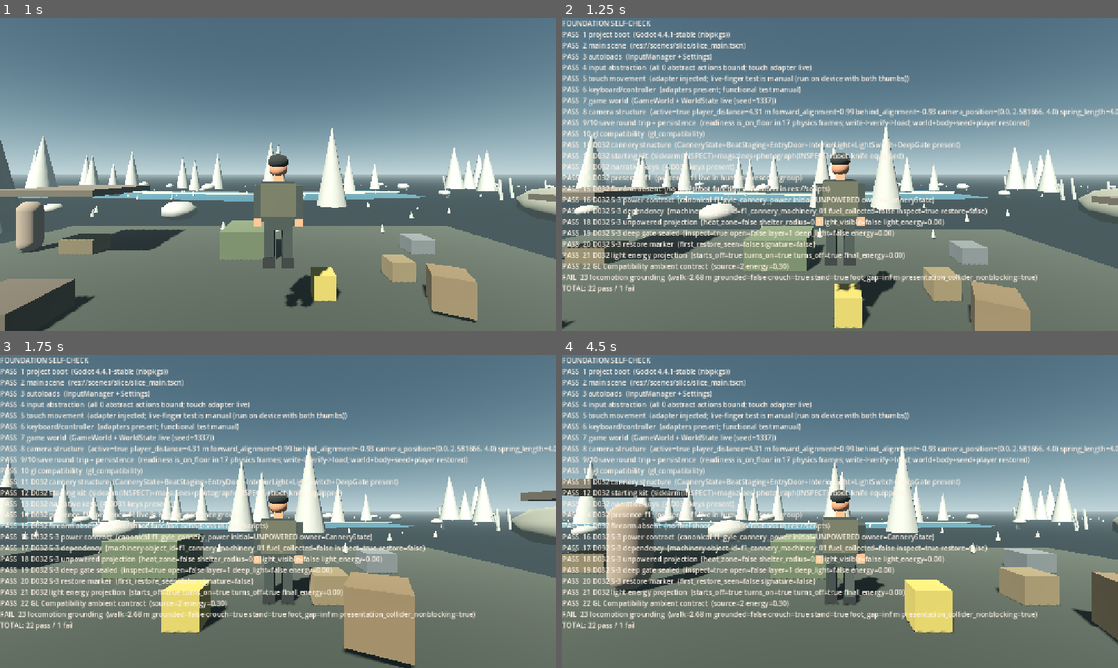
Above: before the commit, frames 1-4 (two rows, left to right).
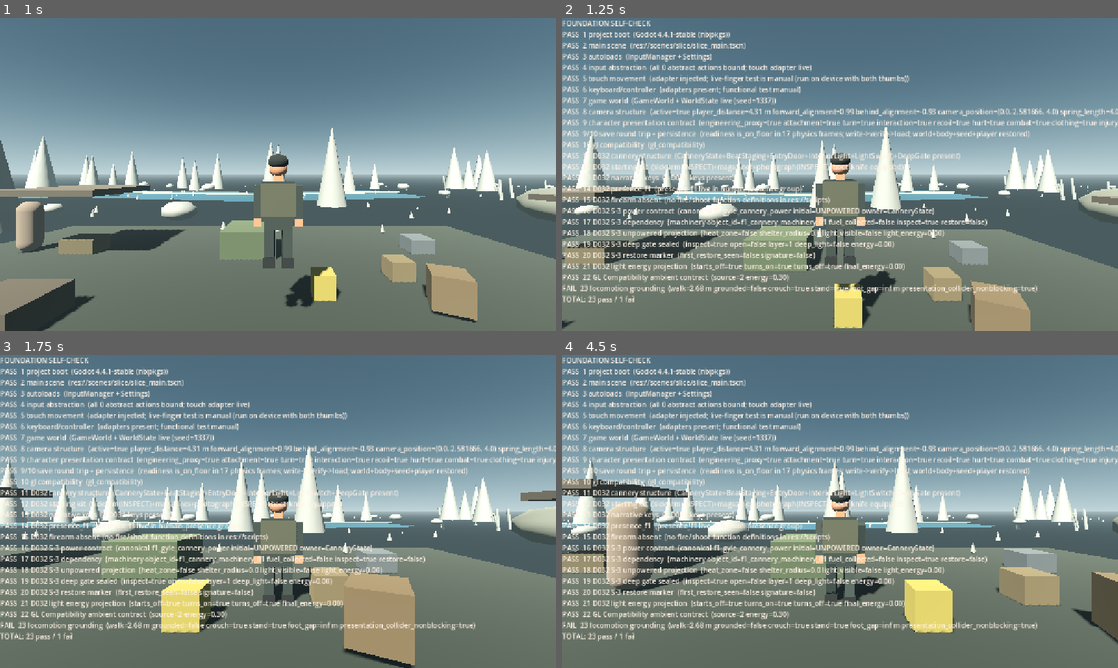
Above: after the commit, the same moments.

Repository: AnonymousNomad/black-vector
Game: Godot game, scene res://scenes/slice/foundation_self_check.tscn
The game is run twice, just before and just after one commit, with the same random seed, the same clock (stepped at 60 frames per second) and the same inputs. This scene is started directly instead of the project's main scene.
Inputs (mouse positions are in pixels of both pictures, inside the frame that each line leads up to):
- Up to frame 1 (1 s): move the mouse to (400, 158) at 0.52 s; hold D (move_right) from 0.53 s (still down); hold E (interact) from 0.53 s (still down); click (400, 158) at 0.67 s; tap Space (jump) at 0.77 s
- Up to frame 2 (1.25 s): keep holding D (move_right); keep holding E (interact)
- Up to frame 3 (1.75 s): release D (move_right) at 1.25 s; release E (interact) at 1.25 s; drag from (166, 527) to (250, 574) at 1.27 s
- Up to frame 4 (4.5 s): move the mouse to (895, 442) at 2.02 s; hold D (move_right) 2.03-2.75 s; hold K (combat_guard) 2.03-2.75 s; tap E (interact) at 2.3 s; tap Enter at 2.75 s; drag from (812, 574) to (673, 464) at 2.77 s; tap Backspace (debug_reset_opponent) at 3.5 s; move the mouse to (1006, 558) at 3.52 s; hold A (move_left) 3.53-4.25 s; hold E (interact) 3.53-4.25 s; tap Q (contact_speak) at 3.6 s; tap Space (jump) at 3.77 s; drag from (673, 464) to (756, 433) at 4.27 s

Frame 1 is identical in both runs. In frame 2, 10% of the frame differs, in the area x 0-100%, y 32-92%; in frame 3, 10%; in frame 4, 10%.
Error in both runs: Trying to return an array of type "Array" where expected return type is "Array[String]". (res://scripts/input/abstract_action_map.gd:32)

Commit message:
game: add character contract and human routines

Diff:
--- a/game/scenes/player/player.tscn
+++ b/game/scenes/player/player.tscn
@@ -13,6 +13,7 @@
 [ext_resource type="Script" path="res://scripts/player/body_state.gd" id="11"]
 [ext_resource type="Script" path="res://scripts/player/animation_state.gd" id="12"]
 [ext_resource type="PackedScene" path="res://scenes/player/corley_proxy.tscn" id="13_proxy"]
+[ext_resource type="Script" path="res://scripts/player/character_presentation_contract.gd" id="14"]
 
 [sub_resource type="CapsuleShape3D" id="CapsuleShape3D_body"]
 radius = 0.35
@@ -60,6 +61,9 @@
 [node name="AnimationState" type="Node" parent="."]
 script = ExtResource("12")
 
+[node name="CharacterPresentation" type="Node" parent="."]
+script = ExtResource("14")
+
 [node name="CorleyProxy" parent="." instance=ExtResource("13_proxy")]
 
 [node name="PitchPivot" type="Node3D" parent="CameraRig"]
--- /dev/null
+++ b/game/scenes/slice/human_routine_check.tscn
@@ -0,0 +1,21 @@
+[gd_scene load_steps=4 format=3]
+
+[ext_resource type="Script" path="res://scripts/slice/human_routine_check.gd" id="1"]
+[ext_resource type="PackedScene" path="res://scenes/slice/human_presence.tscn" id="2"]
+
+[sub_resource type="BoxShape3D" id="FloorShape"]
+size = Vector3(20, 0.1, 20)
+
+[node name="HumanRoutineCheck" type="Node3D"]
+script = ExtResource("1")
+
+[node name="Floor" type="StaticBody3D" parent="."]
+collision_layer = 1
+collision_mask = 1
+
+[node name="CollisionShape3D" type="CollisionShape3D" parent="Floor"]
+position = Vector3(0, -0.05, 0)
+shape = SubResource("FloorShape")
+
+[node name="HumanPresence" parent="." instance=ExtResource("2")]
+position = Vector3(0, 0, 0)
--- a/game/scripts/player/animation_state.gd
+++ b/game/scripts/player/animation_state.gd
@@ -3,6 +3,7 @@
 
 signal state_changed(state: String)
 signal transitioned(from_state: String, to_state: String)
+signal action_changed(action: String)
 
 const IDLE := "idle"
 const WALK := "walk"
@@ -13,13 +14,46 @@
 const CROUCH_WALK := "crouch_walk"
 const PRONE := "prone"
 const PRONE_CRAWL := "prone_crawl"
+const ACTION_NONE := "NONE"
 
 var current := IDLE
 var condition := "NORMAL"
+var action_state := ACTION_NONE
+var action_priority := 0
+var _action_remaining := 0.0
 var _tree: AnimationTree
+
+func _process(delta: float) -> void:
+	if _action_remaining <= 0.0:
+		return
+	_action_remaining = maxf(0.0, _action_remaining - delta)
+	if _action_remaining <= 0.0:
+		clear_action_if(action_state)
 
 func attach_tree(tree: AnimationTree) -> void:
 	_tree = tree
+
+func request_action(action: String, duration: float, priority: int) -> bool:
+	if action == ACTION_NONE:
+		return false
+	if priority < action_priority:
+		return false
+	if action_state != action:
+		action_state = action
+		action_changed.emit(action_state)
+	action_priority = priority
+	_action_remaining = maxf(0.0, duration)
+	return true
+
+func clear_action_if(expected_action: String) -> bool:
+	if action_state != expected_action:
+		return false
+	if action_state != ACTION_NONE:
+		action_state = ACTION_NONE
+		action_changed.emit(action_state)
+	action_priority = 0
+	_action_remaining = 0.0
+	return true
 
 func present(move_state: String, stance: String, speed: float, new_condition: String = "NORMAL") -> void:
 	condition = new_condition
--- /dev/null
+++ b/game/scripts/player/character_presentation_contract.gd
@@ -0,0 +1,129 @@
+class_name CharacterPresentationContract
+extends Node
+
+signal equipment_attachment_changed(slot: String, item: Node3D)
+signal clothing_state_changed(slot: String, item_id: String)
+signal injury_presentation_changed(region: String, severity: float, treatment: String)
+signal turn_requested(direction: Vector3)
+
+const ATTACHMENT_POINTS := {
+	"RIGHT_HAND": "RightHandAttachment",
+	"LEFT_HAND": "LeftHandAttachment",
+	"SIDEARM_HIP": "SidearmHipAttachment",
+	"PRIMARY_BACK": "PrimaryBackAttachment",
+	"FIGHTING_KNIFE": "FightingKnifeAttachment",
+	"BOOT_KNIFE": "BootKnifeAttachment",
+	"CHEST_VEST": "ChestVestAttachment",
+}
+const CLOTHING_SLOTS := ["BASE_LAYER", "OUTER_LAYER", "FOOTWEAR", "GLOVES", "HEADWEAR", "HAIR"]
+const INJURY_REGIONS := ["HEAD", "TORSO", "LEFT_ARM", "RIGHT_ARM", "LEFT_LEG", "RIGHT_LEG"]
+
+@export var visual_root_path: NodePath = ^"../CorleyProxy"
+
+var combat_stance := false
+var turn_direction := Vector3.ZERO
+var clothing_states := {}
+var injury_states := {}
+var _equipment_nodes := {}
+var _animation: AnimationState
+
+func _ready() -> void:
+	_animation = get_parent().get_node_or_null("AnimationState") as AnimationState
+
+func _process(_delta: float) -> void:
+	if combat_stance and _animation != null and _animation.action_state == AnimationState.ACTION_NONE:
+		_animation.request_action("COMBAT_STANCE", 0.0, 1)
+
+func representation_status() -> String:
+	var root := visual_root()
+	if root == null:
+		return "MISSING_VISUAL_ROOT"
+	if root.has_method("representation_status"):
+		return str(root.call("representation_status"))
+	return "UNVERIFIED"
+
+func has_production_character() -> bool:
+	var root := visual_root()
+	if root == null or representation_status() != "PRODUCTION_CORLEY":
+		return false
+	return root.find_child("Skeleton3D", true, false) != null and _animation != null
+
+func visual_root() -> Node3D:
+	return get_node_or_null(visual_root_path) as Node3D
+
+func attachment_point(slot: String) -> Node3D:
+	var root := visual_root()
+	if root == null or not ATTACHMENT_POINTS.has(slot):
+		return null
+	return root.find_child(str(ATTACHMENT_POINTS[slot]), true, false) as Node3D
+
+func equip_attachment(slot: String, item_scene: PackedScene) -> bool:
+	var point := attachment_point(slot)
+	if point == null or item_scene == null:
+		return false
+	var previous: Node = _equipment_nodes.get(slot)
+	if is_instance_valid(previous):
+		if previous.get_parent() != null:
+			previous.get_parent().remove_child(previous)
+		previous.queue_free()
+	var instance := item_scene.instantiate()
+	if not instance is Node3D:
+		instance.queue_free()
+		return false
+	var item := instance as Node3D
+	point.add_child(item)
+	item.transform = Transform3D.IDENTITY
+	_equipment_nodes[slot] = item
+	equipment_attachment_changed.emit(slot, item)
+	return true
+
+func set_clothing_state(slot: String, item_id: String) -> bool:
+	if not CLOTHING_SLOTS.has(slot):
+		return false
+	clothing_states[slot] = item_id
+	clothing_state_changed.emit(slot, item_id)
+	return true
+
+func set_injury_presentation(region: String, severity: float, treatment: String = "") -> bool:
+	if not INJURY_REGIONS.has(region):
+		return false
+	var bounded := clampf(severity, 0.0, 1.0)
+	injury_states[region] = {"severity": bounded, "treatment": treatment}
+	injury_presentation_changed.emit(region, bounded, treatment)
+	return true
+
+func request_turn(direction: Vector3) -> bool:
+	if direction.length_squared() < 0.001 or _animation == null:
+		return false
+	turn_direction = direction.normalized()
+	turn_requested.emit(turn_direction)
+	return _animation.request_action("TURN", 0.24, 1)
+
+func request_interaction() -> bool:
+	return _request_action("INTERACTION", 0.55, 2)
+
+func request_recoil() -> bool:
+	return _request_action("RECOIL", 0.38, 3)
+
+func request_hurt(severity: float) -> bool:
+	if severity <= 0.0:
+		return false
+	return _request_action("HURT", 0.35 + clampf(severity, 0.0, 1.0) * 0.8, 4)
+
+func set_combat_stance(raised: bool) -> void:
+	if combat_stance == raised:
+		return
+	combat_stance = raised
+	if raised:
+		_request_action("COMBAT_STANCE", 0.0, 1)
+	elif _animation:
+		_animation.clear_action_if("COMBAT_STANCE")
+
+func camera_anchor() -> Node3D:
+	return get_parent().get_node_or_null("CameraRig") as Node3D
+
+func collision_authority() -> CharacterBody3D:
+	return get_parent() as CharacterBody3D
+
+func _request_action(action: String, duration: float, priority: int) -> bool:
+	return _animation != null and _animation.request_action(action, duration, priority)
--- a/game/scripts/player/corley_proxy.gd
+++ b/game/scripts/player/corley_proxy.gd
@@ -11,10 +11,14 @@
 
 func _ready() -> void:
 	add_to_group("corley_proxy")
+	add_to_group("engineering_proxy")
 	_animation_state = get_parent().get_node_or_null("AnimationState")
 	_build_skeleton()
 	_build_future_attachment_points()
 	_build_body()
+
+func representation_status() -> String:
+	return "ENGINEERING_PROXY"
 
 func _process(delta: float) -> void:
 	_phase += delta
--- a/game/scripts/player/player.gd
+++ b/game/scripts/player/player.gd
@@ -13,6 +13,7 @@
 @onready var combat_controller := $CombatController as CombatController
 @onready var body_state := $BodyState as BodyState
 @onready var animation_state := $AnimationState as AnimationState
+@onready var character_presentation := $CharacterPresentation as CharacterPresentationContract
 
 func _ready() -> void:
 	add_to_group("player")
@@ -37,6 +38,7 @@
 		update_signature(delta)
 		return
 	if Input.is_action_just_pressed("interact"):
+		character_presentation.request_interaction()
 		interaction_probe.activate(stance_controller.is_stowed())
 	var sprint := Input.is_action_pressed("sprint") and tactical_controller.sprint_allowed()
 	var throttle := clampf(input_vector.length(), 0.0, 1.0)
--- a/game/scripts/slice/foundation_self_check.gd
+++ b/game/scripts/slice/foundation_self_check.gd
@@ -44,6 +44,7 @@
 	_check_keyboard_controller()
 	_check_game_world()
 	_check_camera_structure()
+	_check_character_presentation_contract()
 	await _check_save_round_trip()
 	_check_gl_compat()
 	_check_d032_cannery()
@@ -139,6 +140,43 @@
 	_add("8 camera structure", visible_framing,
 		"active=%s player_distance=%.2f m forward_alignment=%.2f behind_alignment=%.2f camera_position=%s spring_length=%.2f m hit_length=%.2f m" % [
 			active, distance, forward_alignment, player_forward.dot((camera.global_position - player.global_position).normalized()), camera.global_position, spring_arm.spring_length, spring_arm.get_hit_length()])
+
+func _check_character_presentation_contract() -> void:
+	var player := get_tree().get_first_node_in_group("player") as Node3D
+	var proxy := player.get_node_or_null("CorleyProxy") if player else null
+	var contract := player.get_node_or_null("CharacterPresentation") if player else null
+	var animation := player.get_node_or_null("AnimationState") if player else null
+	if proxy == null or contract == null or animation == null:
+		_add("9 character presentation contract", false, "player proxy, contract, or animation state missing")
+		return
+	var truthful_proxy := proxy.has_method("representation_status") \
+		and str(proxy.call("representation_status")) == "ENGINEERING_PROXY" \
+		and proxy.is_in_group("engineering_proxy") \
+		and not proxy.is_in_group("production_corley")
+	var attachment := contract.call("attachment_point", "RIGHT_HAND") as Node3D
+	var turn_hook: bool = contract.call("request_turn", Vector3.RIGHT) and str(animation.get("action_state")) == "TURN"
+	contract.call("request_interaction")
+	var interaction_hook := str(animation.get("action_state")) == "INTERACTION"
+	contract.call("request_recoil")
+	var recoil_hook := str(animation.get("action_state")) == "RECOIL"
+	contract.call("request_hurt", 0.5)
+	var hurt_priority := str(animation.get("action_state")) == "HURT"
+	contract.call("set_combat_stance", true)
+	var combat_hook := bool(contract.get("combat_stance"))
+	var clothing_hook: bool = contract.call("set_clothing_state", "OUTER_LAYER", "OPENING_WET_LAYER")
+	var injury_hook: bool = contract.call("set_injury_presentation", "LEFT_LEG", 0.4, "WRAPPED")
+	var camera := contract.call("camera_anchor") as Node3D
+	var collision_authority := contract.call("collision_authority") as CharacterBody3D
+	var contract_ok := attachment != null and turn_hook and interaction_hook and recoil_hook and hurt_priority and combat_hook \
+		and clothing_hook and injury_hook and camera != null \
+		and collision_authority == player and not bool(contract.call("has_production_character"))
+	_add("9 character presentation contract", truthful_proxy and contract_ok,
+		"engineering_proxy=%s attachment=%s turn=%s interaction=%s recoil=%s hurt=%s combat=%s clothing=%s injury=%s camera=%s collision_authority=%s production_character=%s" % [
+			truthful_proxy, attachment != null, turn_hook, interaction_hook, recoil_hook, hurt_priority, combat_hook, clothing_hook, injury_hook, camera != null, collision_authority == player, contract.call("has_production_character")])
+	contract.call("set_combat_stance", false)
+	contract.call("set_clothing_state", "OUTER_LAYER", "")
+	contract.call("set_injury_presentation", "LEFT_LEG", 0.0, "")
+	animation.call("clear_action_if", "HURT")
 
 func _check_save_round_trip() -> void:
 	var gw := get_tree().get_first_node_in_group("game_world")
--- a/game/scripts/slice/game_world.gd
+++ b/game/scripts/slice/game_world.gd
@@ -40,6 +40,7 @@
 var _route_anchor := Vector3.ZERO
 var _route_anchor_valid := false
 var _presence_awareness: Array[HumanAwareness] = []
+var _presence_routines: Array[HumanPresence] = []
 
 func _enter_tree() -> void:
 	add_to_group("game_world")
@@ -184,9 +185,12 @@
 			im.call("configure", settings.profile)
 
 func wire_presences() -> void:
+	_presence_awareness.clear()
+	_presence_routines.clear()
 	for node in get_tree().get_nodes_in_group("human_presence"):
 		var presence := node as HumanPresence
 		if presence:
+			_presence_routines.append(presence)
 			presence.bind(world_state)
 			presence.record_evidence()
 			var awareness := presence.get_node_or_null("Awareness") as HumanAwareness
@@ -217,6 +221,13 @@
 		_record_route_traversal(player)
 		for awareness in _presence_awareness:
 			awareness.update(_delta, player)
+		for presence in _presence_routines:
+			if not is_instance_valid(presence):
+				continue
+			presence.update_conversation(_delta)
+			var awareness := presence.get_node_or_null("Awareness") as HumanAwareness
+			if awareness == null or awareness.state == HumanAwareness.State.UNAWARE:
+				presence.update_routine(_delta, world_state.clock_hour)
 		contact.update(_delta, player)
 		player_state.position = player.global_position
 		if interaction.probe != null:
--- a/game/scripts/slice/human_presence.gd
+++ b/game/scripts/slice/human_presence.gd
@@ -2,17 +2,34 @@
 extends CharacterBody3D
 
 signal speech_received(intent: String, text_key: String)
+signal routine_activity_changed(activity: String)
 
 @export var presence_id := "presence_01"
 @export var posture := "STAND"
 @export var activity := "SHELTERING"
 @export var threat_level := "UNKNOWN"
+@export var routine_enabled := false
+@export var routine_stops: Array[HumanRoutineStop] = []
+@export_range(0.1, 4.0, 0.1) var routine_move_speed := 1.2
+@export_range(0.1, 2.0, 0.1) var routine_arrive_radius := 0.45
+@export var routine_turn_speed := 3.0
+@export var routine_gravity := 22.0
 
 var world: WorldStateManager
 var received_speech: Array = []
+var routine_state := "IDLE"
+var routine_index := -1
+
+var _routine_origin := Vector3.ZERO
+var _routine_target := Vector3.ZERO
+var _routine_speech_remaining := 0.0
+var _routine_activity := "SHELTERING"
+var _routine_dwell_elapsed := 0.0
 
 func _ready() -> void:
 	add_to_group("human_presence")
+	_routine_origin = global_position
+	_routine_target = global_position
 
 func bind(w: WorldStateManager) -> void:
 	world = w
@@ -30,14 +47,111 @@
 		"context": context.duplicate(true),
 	}
 	received_speech.append(entry)
+	_routine_speech_remaining = 2.0
+	_set_routine_activity("CONVERSING")
 	speech_received.emit(intent, text_key)
 	return entry
 
 func speech_count() -> int:
 	return received_speech.size()
 
-func behavior_placeholder() -> void:
-	pass
+func reset_routine() -> void:
+	_routine_origin = global_position
+	_routine_target = global_position
+	routine_index = -1
+	routine_state = "IDLE"
+	_routine_speech_remaining = 0.0
+	_routine_dwell_elapsed = 0.0
+	_set_routine_activity("SHELTERING")
+	velocity = Vector3.ZERO
+
+func update_conversation(delta: float) -> void:
+	if _routine_speech_remaining <= 0.0:
+		return
+	_routine_speech_remaining = maxf(0.0, _routine_speech_remaining - delta)
+	if _routine_speech_remaining > 0.0:
+		_set_routine_activity("CONVERSING")
+
+func update_routine(delta: float, hour: float) -> void:
+	if not routine_enabled:
+		return
+	if _routine_speech_remaining > 0.0:
+		routine_state = "CONVERSE"
+		velocity.x = 0.0
+		velocity.z = 0.0
+		_set_routine_activity("CONVERSING")
+		_apply_routine_gravity(delta)
+		move_and_slide()
+		return
+	var next_index := active_routine_index(hour)
+	if next_index < 0:
+		routine_index = -1
+		routine_state = "IDLE"
+		velocity.x = 0.0
+		velocity.z = 0.0
+		_set_routine_activity("SHELTERING")
+		_apply_routine_gravity(delta)
+		move_and_slide()
+		return
+	if next_index != routine_index:
+		routine_index = next_index
+		_routine_dwell_elapsed = 0.0
+		var stop := routine_stops[routine_index]
+		_routine_target = _routine_origin + stop.offset
+		routine_state = "TRAVEL"
+	var target := _routine_target
+	var direction := target - global_position
+	direction.y = 0.0
+	if direction.length() > routine_arrive_radius:
+		direction = direction.normalized()
+		velocity.x = direction.x * routine_move_speed
+		velocity.z = direction.z * routine_move_speed
+		var desired_yaw := atan2(-direction.x, -direction.z)
+		rotation.y = lerp_angle(rotation.y, desired_yaw, clampf(routine_turn_speed * delta, 0.0, 1.0))
+		routine_state = "TRAVEL"
+		_set_routine_activity("MOVING")
+	else:
+		velocity.x = 0.0
+		velocity.z = 0.0
+		var stop := routine_stops[routine_index]
+		if _routine_dwell_elapsed < stop.dwell_seconds:
+			_routine_dwell_elapsed += delta
+			routine_state = str(stop.activity)
+			_set_routine_activity(_routine_activity_name(stop.activity))
+		else:
+			routine_state = "IDLE"
+			_set_routine_activity("SHELTERING")
+	_apply_routine_gravity(delta)
+	move_and_slide()
+
+func active_routine_index(hour: float) -> int:
+	for index in range(routine_stops.size()):
+		var stop := routine_stops[index]
+		if stop != null and stop.active_at(hour):
+			return index
+	return -1
+
+func _routine_activity_name(stop_activity: String) -> String:
+	match stop_activity:
+		"WORK":
+			return "WORKING"
+		"INSPECT":
+			return "INSPECTING"
+		_:
+			return "SHELTERING"
+
+func _set_routine_activity(value: String) -> void:
+	if value == _routine_activity and value == activity:
+		return
+	_routine_activity = value
+	activity = value
+	routine_activity_changed.emit(value)
+
+func _apply_routine_gravity(delta: float) -> void:
+	if is_on_floor():
+		velocity.y = 0.0
+	else:
+		velocity.y -= routine_gravity * delta
 
 func report() -> Dictionary:
 	return {
--- /dev/null
+++ b/game/scripts/slice/human_routine_check.gd
@@ -0,0 +1,83 @@
+extends Node3D
+
+const CHECK_FRAMES := 360
+
+func _ready() -> void:
+	call_deferred("_run")
+
+func _run() -> void:
+	var presence := get_node("HumanPresence") as HumanPresence
+	if presence == null:
+		_finish(false, "HumanPresence scene failed to instantiate")
+		return
+	var missing: Array[String] = []
+	for property_name in ["routine_enabled", "routine_stops", "routine_index", "routine_state"]:
+		if not _has_property(presence, property_name):
+			missing.append(property_name)
+	for method_name in ["update_routine", "reset_routine"]:
+		if not presence.has_method(method_name):
+			missing.append(method_name)
+	if not missing.is_empty():
+		_finish(false, "routine contract missing: %s" % ", ".join(missing))
+		return
+
+	presence.set("routine_enabled", true)
+	var work := HumanRoutineStop.new()
+	work.offset = Vector3(2.0, 0.0, 0.0)
+	work.activity = "WORK"
+	work.start_hour = 8.0
+	work.end_hour = 12.0
+	work.dwell_seconds = 60.0
+	var inspect := HumanRoutineStop.new()
+	inspect.offset = Vector3(2.0, 0.0, 2.0)
+	inspect.activity = "INSPECT"
+	inspect.start_hour = 12.0
+	inspect.end_hour = 18.0
+	inspect.dwell_seconds = 60.0
+	var overnight := HumanRoutineStop.new()
+	overnight.start_hour = 22.0
+	overnight.end_hour = 6.0
+	presence.routine_stops = [work, inspect]
+	presence.routine_move_speed = 4.0
+	presence.reset_routine()
+	var saw_work := false
+	var saw_inspect := false
+	var start := presence.global_position
+	for _frame in range(CHECK_FRAMES / 2):
+		presence.call("update_routine", 1.0 / 60.0, 9.0)
+		var activity := str(presence.get("activity"))
+		saw_work = saw_work or activity == "WORKING"
+		await get_tree().physics_frame
+	for _frame in range(CHECK_FRAMES / 2):
+		presence.call("update_routine", 1.0 / 60.0, 15.0)
+		var activity := str(presence.get("activity"))
+		saw_inspect = saw_inspect or activity == "INSPECTING"
+		await get_tree().physics_frame
+	var moved := start.distance_to(presence.global_position) > 1.0
+	var selected_inspect_stop := int(presence.get("routine_index")) == 1
+	presence.call("receive_speech", "QUESTION", "routine_check")
+	presence.call("update_routine", 1.0 / 60.0, 15.0)
+	var converse_hook := str(presence.get("routine_state")) == "CONVERSE" and str(presence.get("activity")) == "CONVERSING"
+	for _frame in range(150):
+		presence.call("update_conversation", 1.0 / 60.0)
+		presence.call("update_routine", 1.0 / 60.0, 15.0)
+		await get_tree().physics_frame
+	var resumed := str(presence.get("routine_state")) == "INSPECT"
+	presence.call("update_routine", 1.0 / 60.0, 20.0)
+	var idle_outside_schedule := str(presence.get("routine_state")) == "IDLE"
+	var overnight_schedule := overnight.active_at(23.0) and overnight.active_at(3.0) and not overnight.active_at(12.0)
+	var route_seen := saw_work and saw_inspect and selected_inspect_stop
+	if moved and route_seen and converse_hook and resumed and idle_outside_schedule and overnight_schedule:
+		_finish(true, "moved %.2f m; scheduled WORK/INSPECT, overnight hours, conversation hook, resumption, and off-shift idle verified" % start.distance_to(presence.global_position))
+	else:
+		_finish(false, "moved=%s work=%s inspect=%s selected=%s conversation=%s resumed=%s off_shift=%s overnight=%s state=%s stops=%d active9=%d position=%s velocity=%s" % [moved, saw_work, saw_inspect, selected_inspect_stop, converse_hook, resumed, idle_outside_schedule, overnight_schedule, presence.routine_state, presence.routine_stops.size(), presence.active_routine_index(9.0), presence.global_position, presence.velocity])
+
+func _has_property(target: Object, property_name: String) -> bool:
+	for property in target.get_property_list():
+		if str(property.get("name", "")) == property_name:
+			return true
+	return false
+
+func _finish(ok: bool, detail: String) -> void:
+	print("HUMAN ROUTINE CHECK [%s]: %s" % ["PASS" if ok else "FAIL", detail])
+	get_tree().quit(0 if ok else 1)
--- /dev/null
+++ b/game/scripts/slice/human_routine_stop.gd
@@ -0,0 +1,16 @@
+class_name HumanRoutineStop
+extends Resource
+
+@export var offset := Vector3.ZERO
+@export_enum("IDLE", "WORK", "INSPECT") var activity := "IDLE"
+@export_range(0.0, 24.0, 0.25) var start_hour := 0.0
+@export_range(0.0, 24.0, 0.25) var end_hour := 24.0
+@export_range(0.0, 60.0, 0.25) var dwell_seconds := 6.0
+
+func active_at(hour: float) -> bool:
+	var normalized_hour := fposmod(hour, 24.0)
+	if is_equal_approx(start_hour, end_hour):
+		return false
+	if start_hour < end_hour:
+		return normalized_hour >= start_hour and normalized_hour < end_hour
+	return normalized_hour >= start_hour or normalized_hour < end_hour
Not shown: 1 places in game/scenes/player/player.tscn that only renumber resources
Not shown, added: game/scripts/player/character_presentation_contract.gd.uid
Not shown, added: game/scripts/slice/human_routine_check.gd.uid
Not shown, added: game/scripts/slice/human_routine_stop.gd.uid
Not shown, changed: cloud/FINAL_RECEIPT.md
Not shown, changed: cloud/WORK_LOG.md
